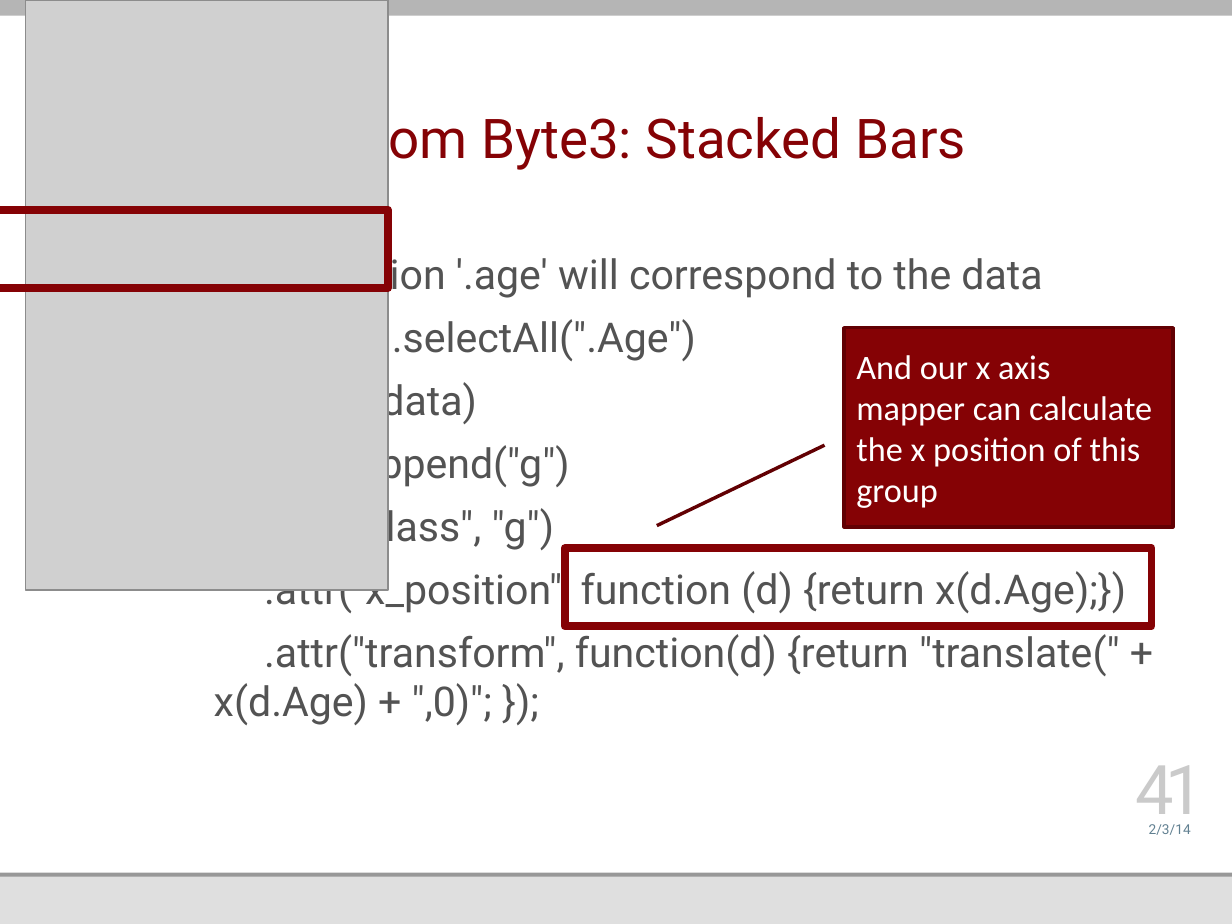
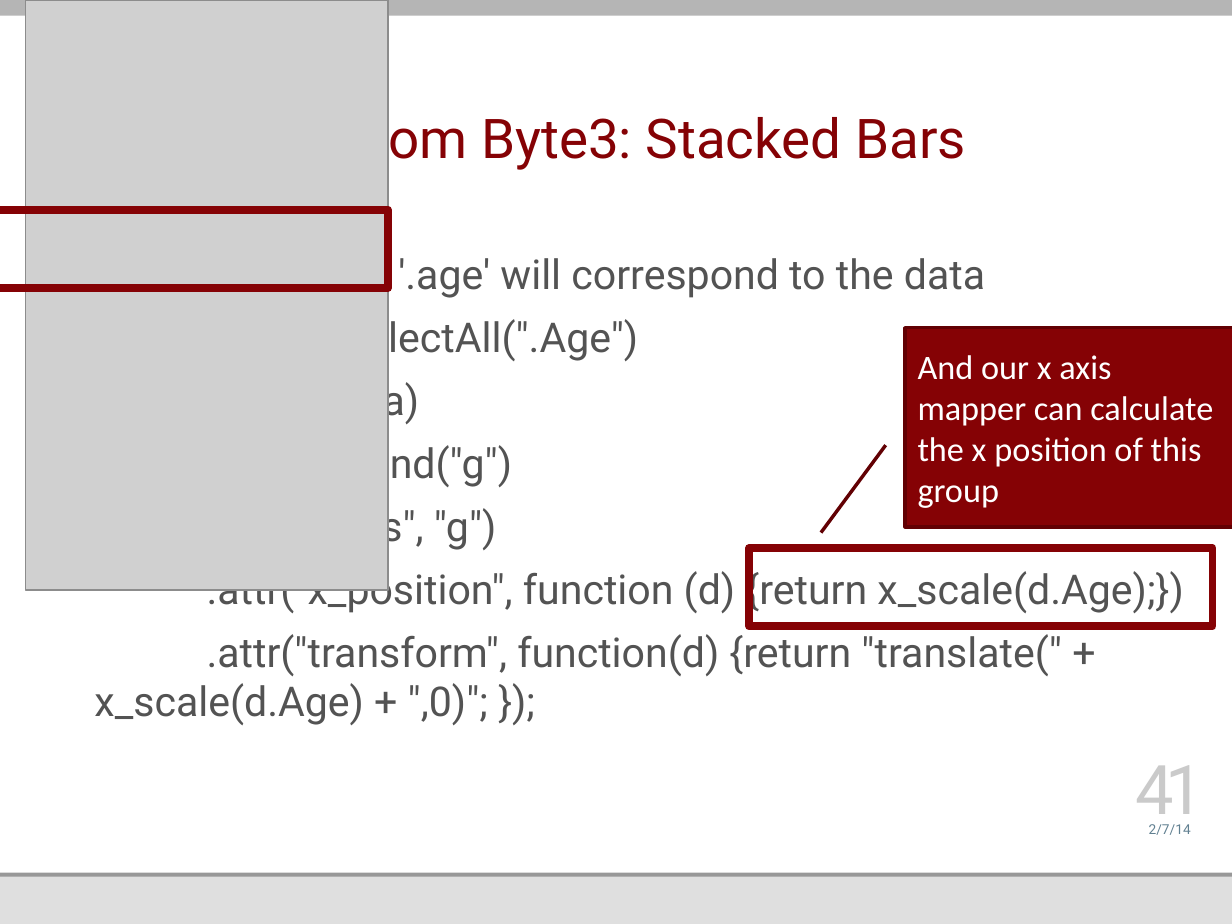
Before and after one commit to jmankoff/data, a slide deck: slide 41 of Lectures/Byte 3.pptx. Drawn at 1232x924 pixels with LibreOffice and Linux fonts; fonts in the diff are those of the drawing; grey boxes stand for pictures; background and template pictures are left out. Boxes give left, top, right and bottom in pixels: in the first picture for what was removed or moved away, otherwise in the second. Text is boxed around its words. In the diff, an @@ line names an element or a change of style, - is before the commit and + after.

Commit message:
changed 'x' to 'x_scale' and 'y' to 'y_scale'

```diff
--- a/Lectures/Byte 3.pptx
+++ b/Lectures/Byte 3.pptx
@@ text "// The selection '.age' will ...": place and size @@
-text "// The selection '.age' will ..." at bbox=[201, 252, 1126, 725]
+text "// The selection '.age' will ..." at bbox=[94, 252, 1183, 725]
@@ border callout "And our x axis mapper ...": place and size @@
-border callout "And our x axis mapper ..." at bbox=[844, 328, 1173, 527]
+border callout "And our x axis mapper ..." at bbox=[906, 328, 1232, 527]
@@ border callout "And our x axis mapper ..." at bbox=[906, 328, 1232, 527]: proportions changed @@
@@ text at bbox=[94, 567, 1183, 725]: text changed @@
-.attr("x_position", function (d) {return x(d.Age);})
-.attr("transform", function(d) {return "translate(" + x(d.Age) + ",0)"; });
+.attr("x_position", function (d) {return x_scale(d.Age);})
+.attr("transform", function(d) {return "translate(" + x_scale(d.Age) + ",0)"; });
@@ rectangle: place and size @@
-rectangle at bbox=[564, 548, 1151, 626]
+rectangle at bbox=[749, 548, 1212, 626]
@@ text at bbox=[1149, 824, 1191, 835]: text changed @@
-2/3/14
+2/7/14
```
Also in this commit, not shown: 48 other slides changed, 1 other file.
